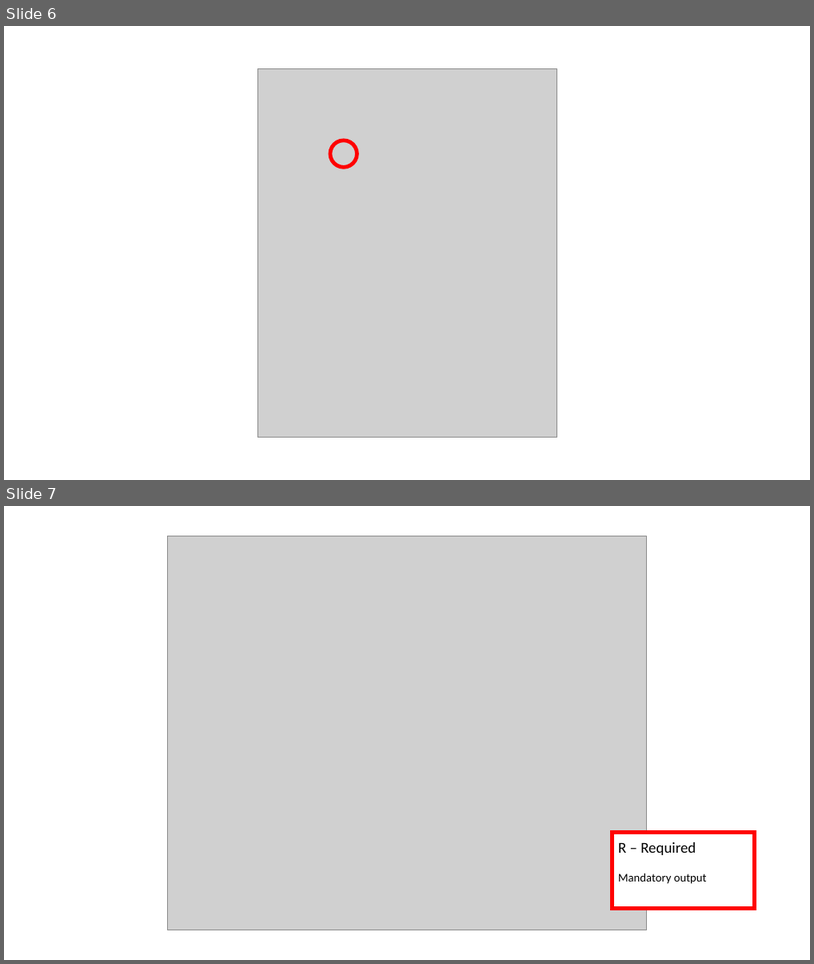
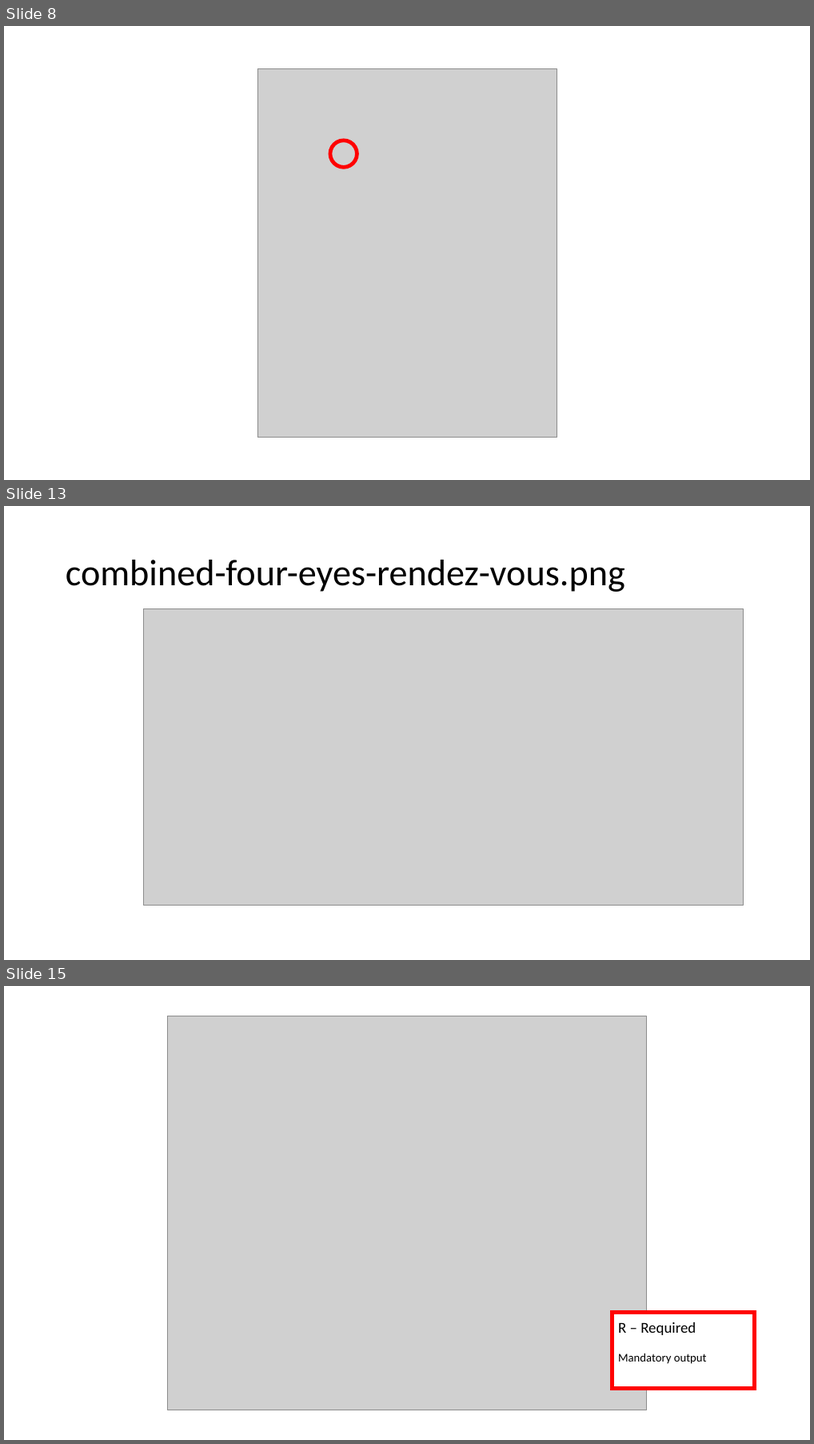
Before and after one commit to casefabric/guide, a slide deck: custom-picture-sources/various pictures.pptx. Shown one above the other, each under a label of ours: slides 6 and 7 before the commit, slides 8, 13 and 15 after it; the slides between them are not shown. The pictures are 814x964 and 814x1444 pixels, drawn with LibreOffice and Linux fonts; fonts in the diff are those of the drawing; grey boxes stand for pictures. Boxes give left, top, right and bottom in pixels: in the first picture for what was removed or moved away, otherwise in the second. Text is boxed around its words. In the diff, an @@ line names an element or a change of style, - is before the commit and + after.

Commit message:
Document 4-eyes & rendez vous
and also some textual updates to the rest of the page

```diff
--- a/custom-picture-sources/various pictures.pptx
+++ b/custom-picture-sources/various pictures.pptx
@@ slide 13 added at (4,506,810,960), background #FFFFFF @@
@@ title added at (66,560,626,592), 44 pt, text #000000 @@
+combined-four-eyes-rendez-vous.png
@@ picture added at (144,609,745,904) @@
@@ what was slide 6 is now slide 8 @@
@@ what was slide 7 is now slide 15 @@
```
Also in this commit, not shown: 9 other slides added, 2 slides removed, 7 other files.
